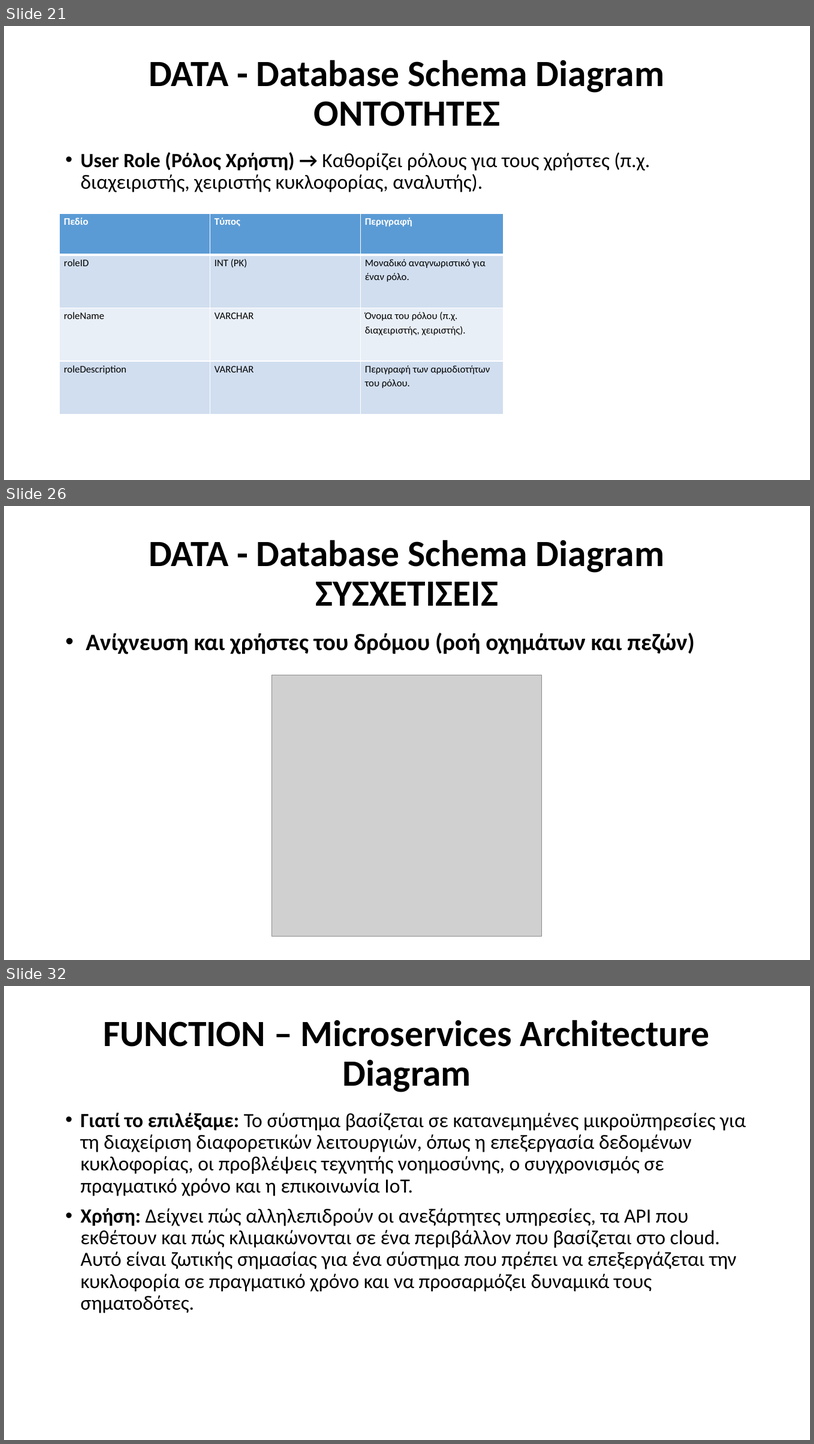
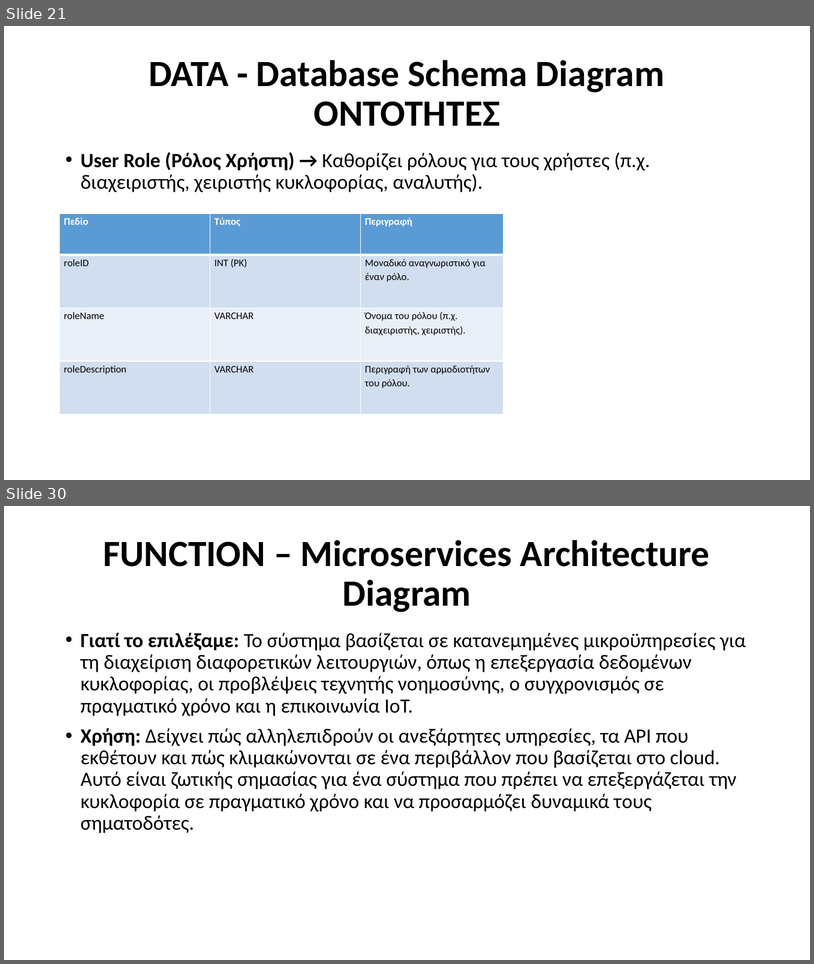
Before and after one commit to Ath21/STL_Drive, a slide deck: Presentation.pptx. Shown one above the other, each under a label of ours: slides 21, 26 and 32 before the commit, slides 21 and 30 after it; the slides between them are not shown. The pictures are 814x1444 and 814x964 pixels, drawn with LibreOffice and Linux fonts; fonts in the diff are those of the drawing; grey boxes stand for pictures. Boxes give left, top, right and bottom in pixels: in the first picture for what was removed or moved away, otherwise in the second. Text is boxed around its words. In the diff, an @@ line names an element or a change of style, - is before the commit and + after.

```diff
--- a/Presentation.pptx
+++ b/Presentation.pptx
@@ slide 26 removed at bbox=[4, 506, 810, 960], background #FFFFFF @@
@@ title removed at bbox=[149, 540, 665, 606] @@
-DATA - Database Schema Diagram
-ΣΥΣΧΕΤΙΣΕΙΣ
@@ text removed at bbox=[86, 633, 695, 654] @@
-• Ανίχνευση και χρήστες του δρόμου (ροή οχημάτων και πεζών)
@@ picture removed at bbox=[272, 675, 542, 936] @@
@@ what was slide 32 is now slide 30 @@
```
Also in this commit, not shown: 8 slides changed, 4 slides added, 5 other slides removed, 6 other files.
